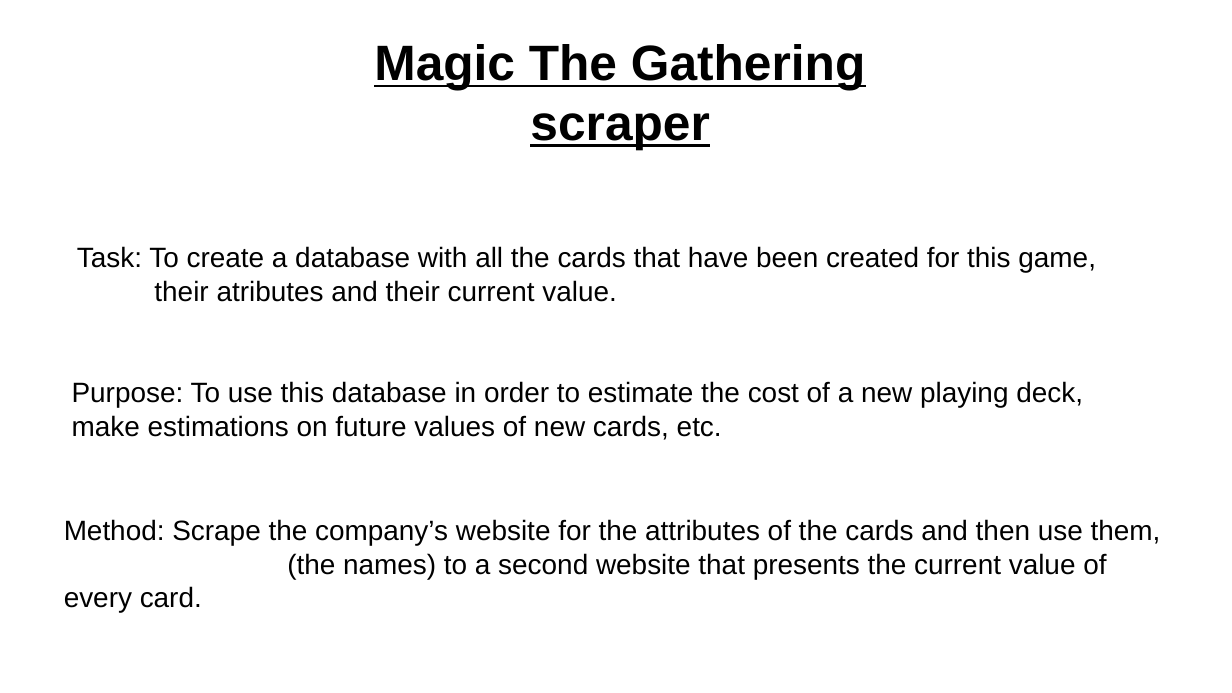
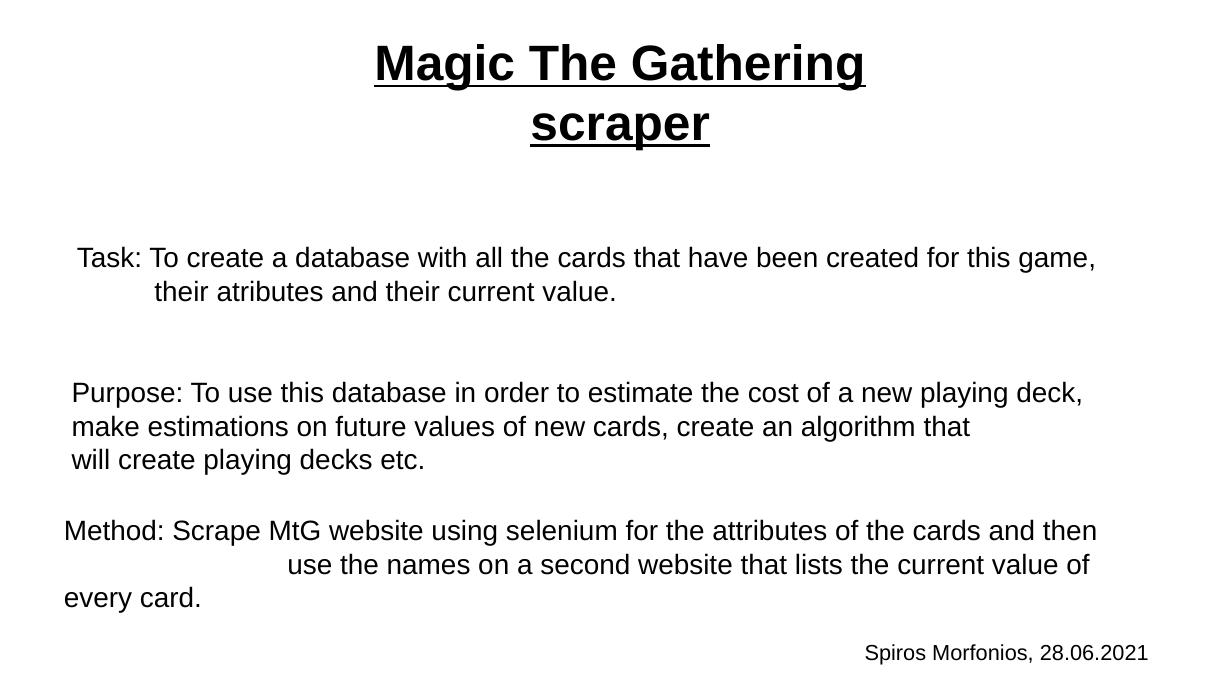
Before and after one commit to Spiros07/mtg_scraper, a slide deck: slide 1 of presentation.odp. Drawn at 1232x693 pixels with LibreOffice and Linux fonts; fonts in the diff are those of the drawing. Boxes give left, top, right and bottom in pixels: in the first picture for what was removed or moved away, otherwise in the second. Text is boxed around its words. In the diff, an @@ line names an element or a change of style, - is before the commit and + after.

```diff
--- a/presentation.odp
+++ b/presentation.odp
@@ text at (72, 381, 1083, 475): text changed @@
-Purpose: To use this database in order to estimate the cost of a new playing deck, make estimations on future values of new cards, etc.
+Purpose: To use this database in order to estimate the cost of a new playing deck, make estimations on future values of new cards, create an algorithm that will create playing decks etc.
@@ text at (64, 519, 1097, 575): text changed @@
-Method: Scrape the company’s website for the attributes of the cards and then use them,
-(the names) to a second website that presents the current value of every card.
+Method: Scrape MtG website using selenium for the attributes of the cards and then
+use the names on a second website that lists the current value of every card.
@@ text added at (865, 644, 1149, 665), 14 pt, text #000000 @@
+Spiros Morfonios, 28.06.2021
```
Also in this commit, not shown: 2 other slides changed.
